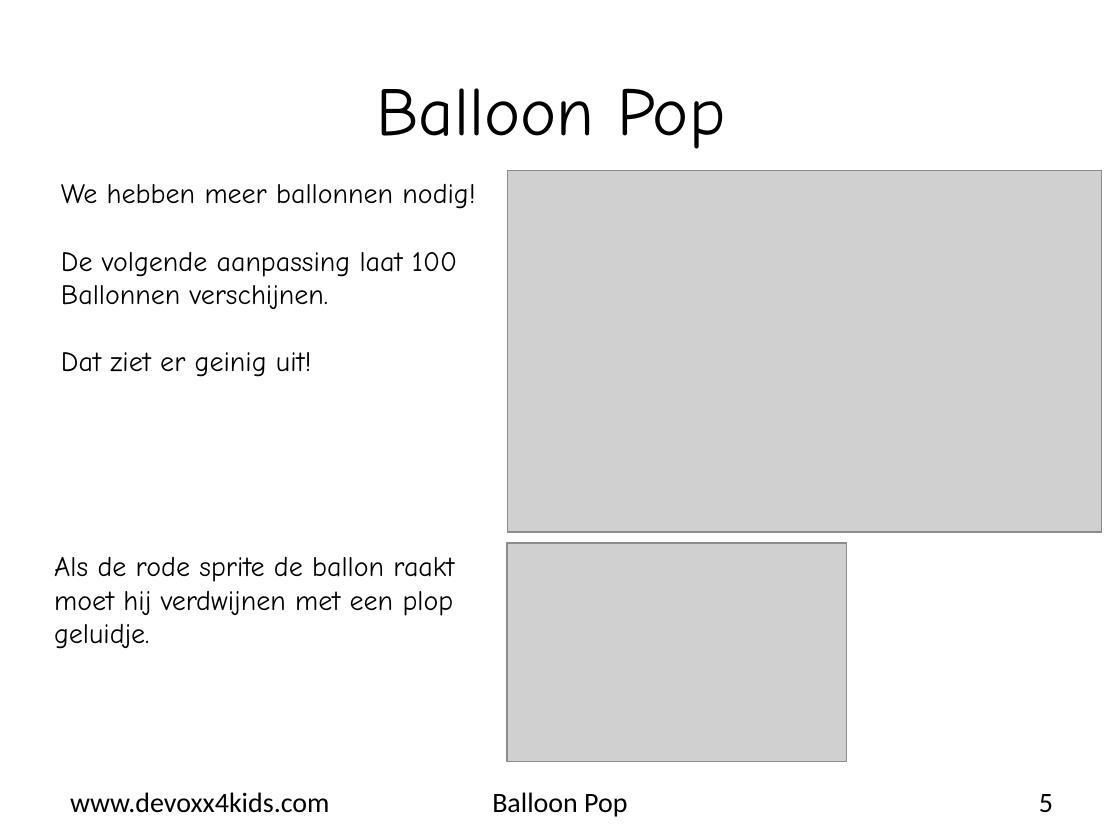
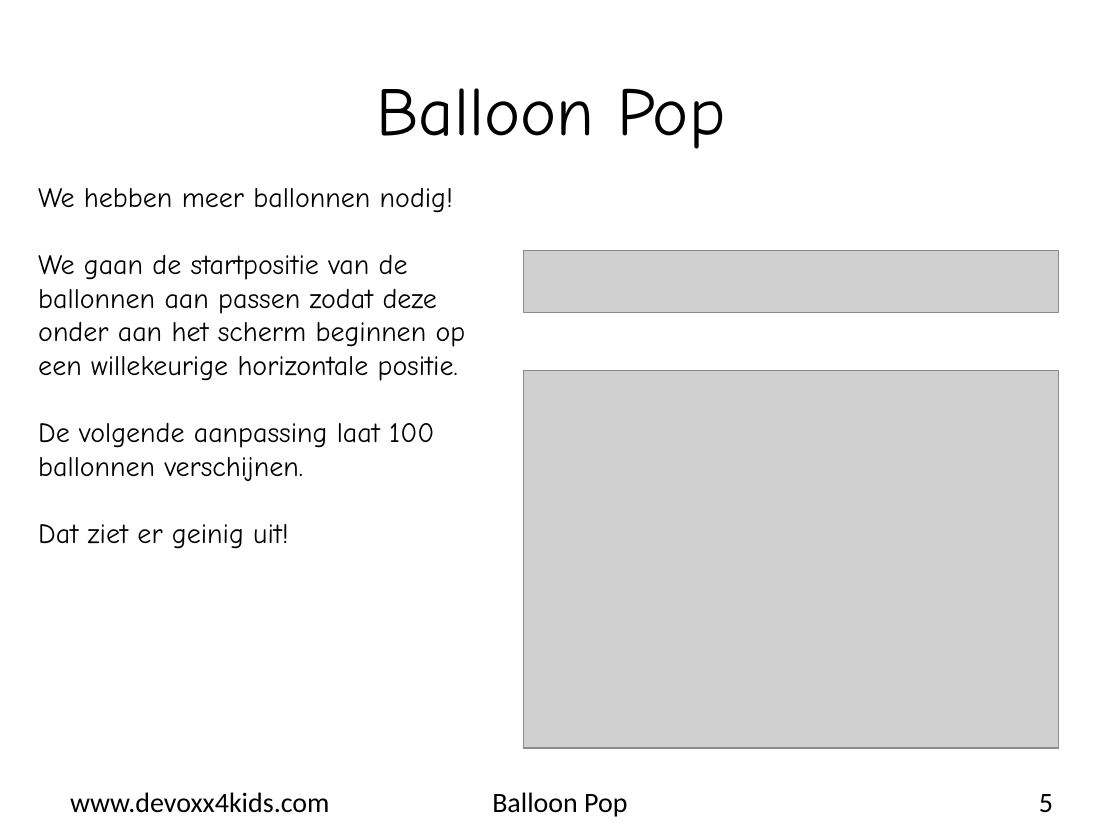
Before and after one commit to bertjan/openvalue-devoxx4kids, a slide deck: slide 5 of scratch-leapmotion/instructions/nl/Scratch-opdracht_04_BalloonPop.pptx. Drawn at 1120x840 pixels with LibreOffice and Linux fonts; fonts in the diff are those of the drawing; grey boxes stand for pictures; background and template pictures are left out. Boxes give left, top, right and bottom in pixels: in the first picture for what was removed or moved away, otherwise in the second. Text is boxed around its words. In the diff, an @@ line names an element or a change of style, - is before the commit and + after.

Commit message:
update instructions nl balloonpop

```diff
--- a/scratch-leapmotion/instructions/nl/Scratch-opdracht_04_BalloonPop.pptx
+++ b/scratch-leapmotion/instructions/nl/Scratch-opdracht_04_BalloonPop.pptx
@@ text "We hebben meer ballonnen nodig!": place and size @@
-text "We hebben meer ballonnen nodig!" at (61,184,475,377)
+text "We hebben meer ballonnen nodig!" at (38,188,466,549)
@@ picture removed at (507,170,1102,532) @@
@@ text at (38,255,466,381): paragraph added @@
+We gaan de startpositie van de ballonnen aan passen zodat deze onder aan het scherm beginnen op een willekeurige horizontale positie.
@@ picture added at (524,251,1058,312) @@
@@ picture added at (524,371,1058,748) @@
@@ text at (38,457,304,481): text changed @@
-Ballonnen verschijnen.
+ballonnen verschijnen.
@@ text removed at (54,557,454,649) @@
-Als de rode sprite de ballon raakt moet hij verdwijnen met een plop geluidje.
@@ picture removed at (507,543,847,762) @@
```
Also in this commit, not shown: 6 other slides changed, 1 slide added.
